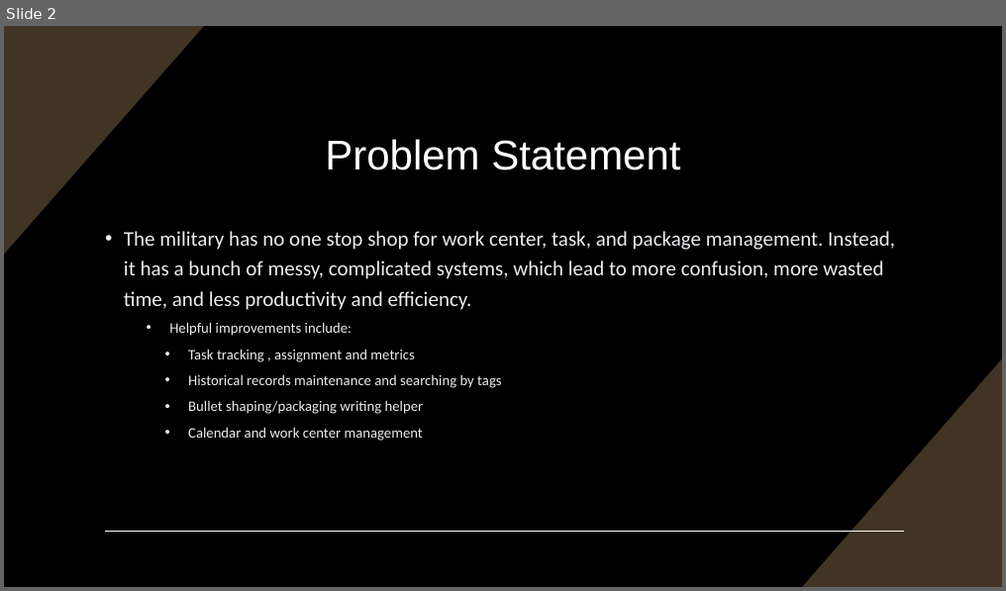
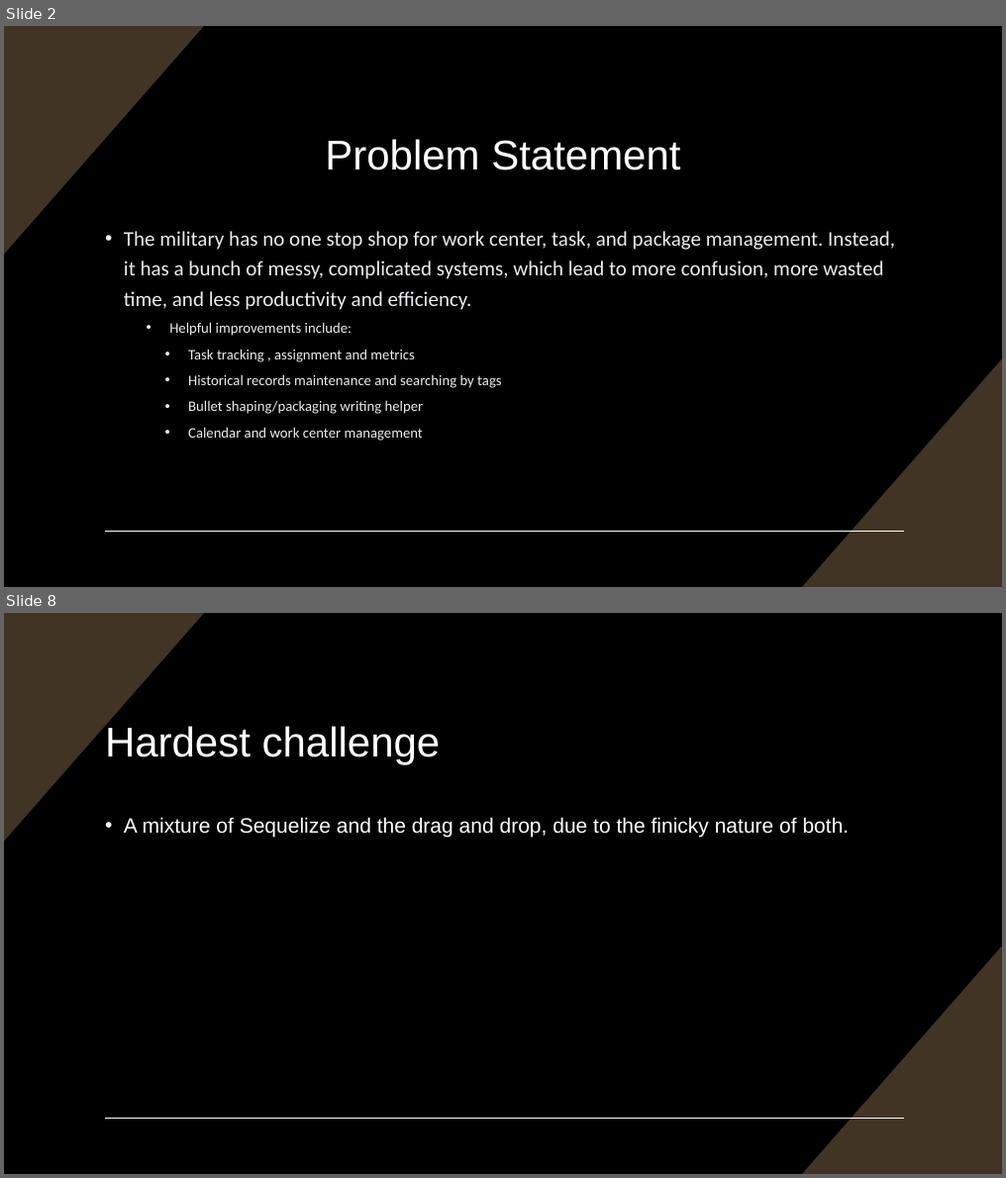
Before and after one commit to isaacmayard/sdi-blended-capstone, a slide deck: Group B Capstone.pptx. Shown one above the other, each under a label of ours: slide 2 before the commit, slides 2 and 8 after it; the slides between them are not shown. The pictures are 1006x591 and 1006x1178 pixels, drawn with LibreOffice and Linux fonts; fonts in the diff are those of the drawing. Boxes give left, top, right and bottom in pixels: in the first picture for what was removed or moved away, otherwise in the second. Text is boxed around its words. In the diff, an @@ line names an element or a change of style, - is before the commit and + after.

```diff
--- a/Group B Capstone.pptx
+++ b/Group B Capstone.pptx
@@ slide 8 added at [4,613,1002,1174], background #000000; not listed: 3 template elements that a slide beside it also shows @@
@@ title added at [105,723,441,764], 40 pt, text #FFFFFF @@
+Hardest challenge
@@ text added at [124,817,849,838], 20 pt, text #FFFFFF @@
+• A mixture of Sequelize and the drag and drop, due to the finicky nature of both.
```
Also in this commit, not shown: 8 other slides added, 4 other files.
